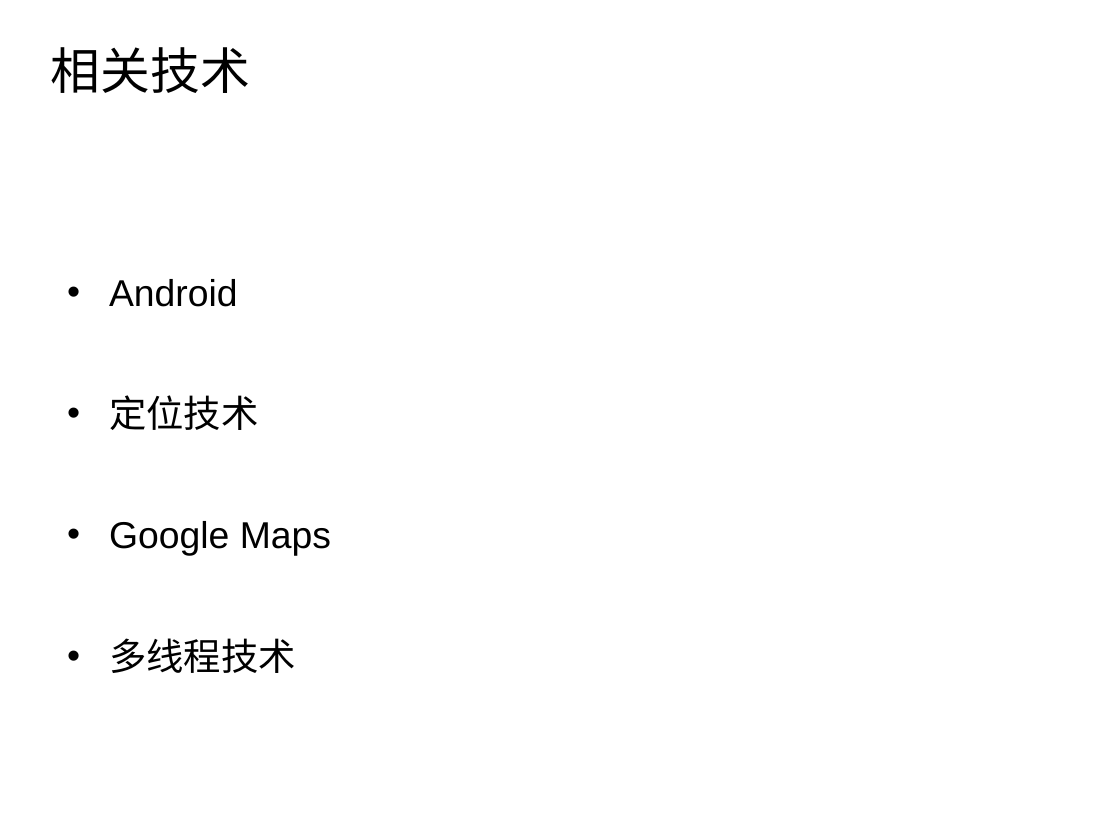
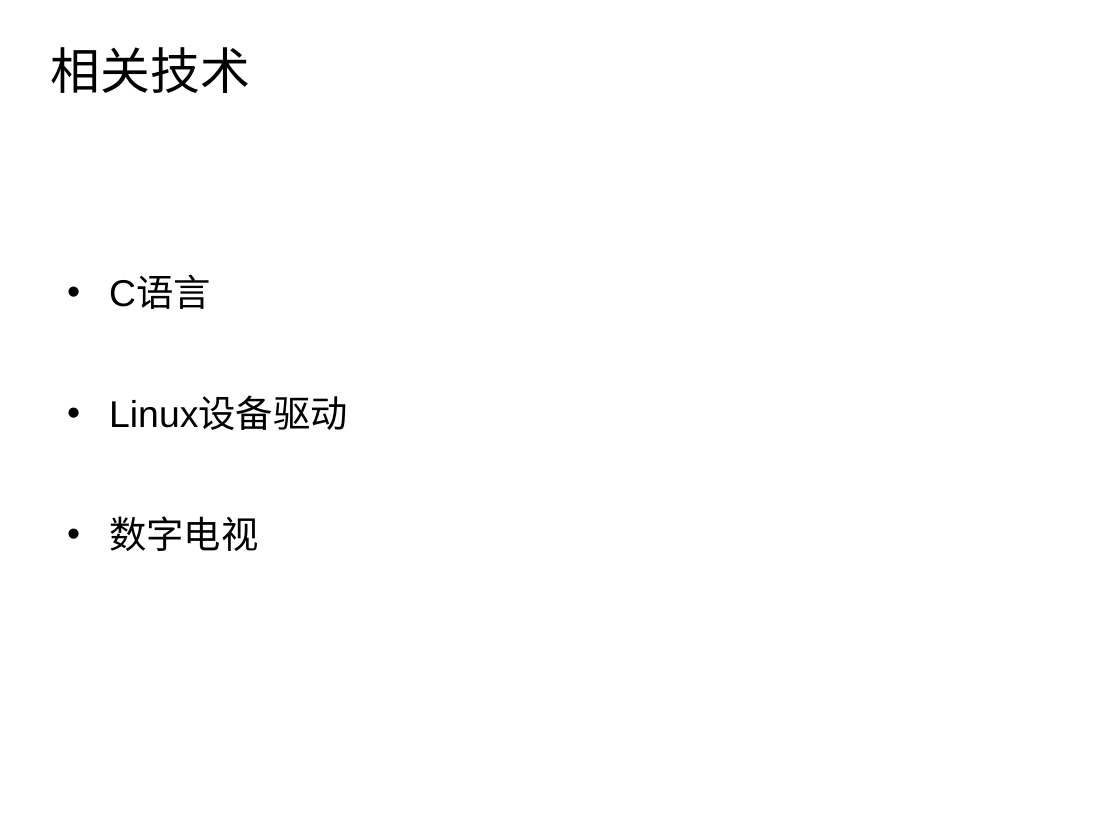
Before and after one commit to iCodeZone/shixi, a slide deck: slide 6 of 6.实习答辩.ppt (slide 7 before the commit). Drawn at 1120x840 pixels with LibreOffice and Linux fonts; fonts in the diff are those of the drawing; background and template pictures are left out. Boxes give left, top, right and bottom in pixels: in the first picture for what was removed or moved away, otherwise in the second. Text is boxed around its words. In the diff, an @@ line names an element or a change of style, - is before the commit and + after.

```diff
--- a/6.实习答辩.ppt
+++ b/6.实习答辩.ppt
@@ text at [109,276,348,551]: text changed @@
-• Android
-• 定位技术
-• Google Maps
-• 多线程技术
+• C语言
+• Linux设备驱动
+• 数字电视
```
Also in this commit, not shown: 4 other slides changed, 7 slides added, 14 slides removed, 2 other files.
